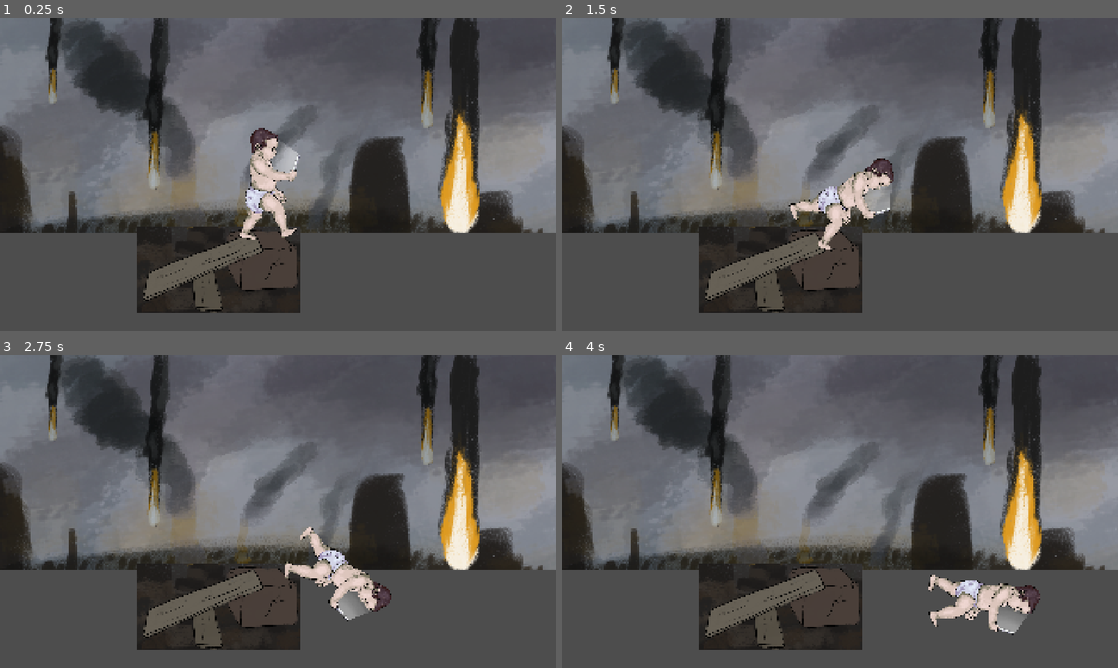
Above: before the commit, frames 1-4 (two rows, left to right).
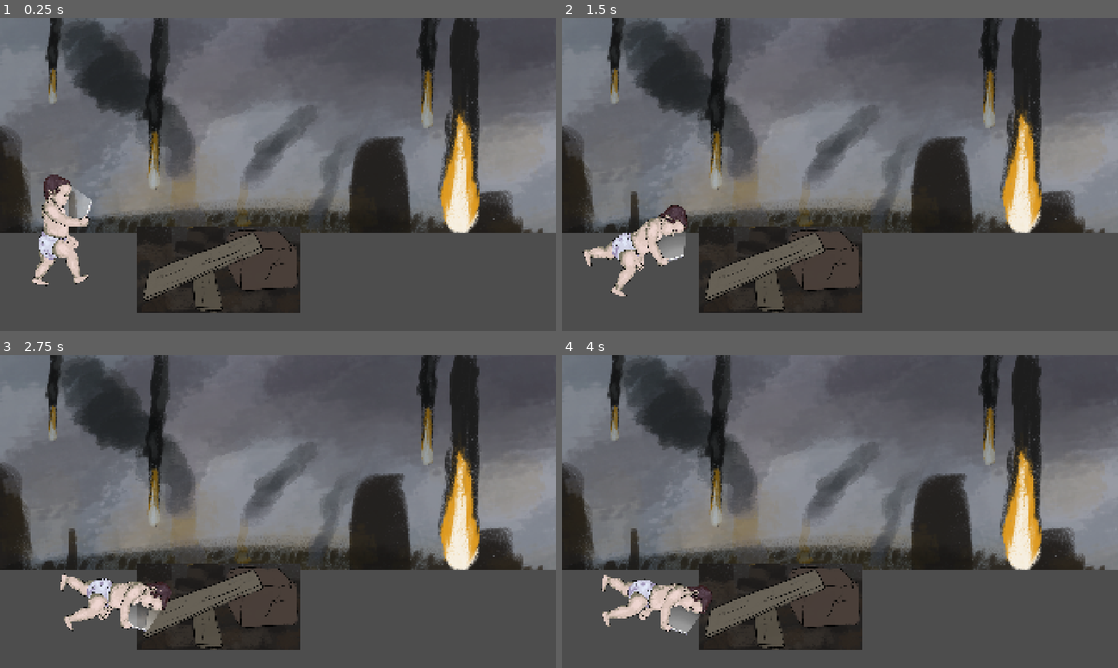
Above: after the commit, the same moments.

Repository: Ezcapist/Doomsday-Scrolling
Game: Godot game, scene res://scenes/level1.tscn
The game is run twice, just before and just after one commit, with the same random seed, the same clock (stepped at 60 frames per second) and the same inputs.
Inputs:
- Up to frame 1 (0.25 s): no input
- Up to frame 2 (1.5 s): hold D (move_right) from 0.53 s (still down)
- Up to frame 3 (2.75 s): release D (move_right) at 2.03 s; hold A (move_left) from 2.03 s (still down)
- Up to frame 4 (4 s): release A (move_left) at 2.78 s; hold D (move_right) from 2.78 s (still down)

The runs differ from the first frame. In frame 1, 4.1% of the frame differs, in the area x 5-54%, y 35-86%; in frame 2, 4.1%; in frame 3, 4.1%; in frame 4, 4.1%, in the area x 7-86%, y 70-90%.

Commit message:
Missile Spawning
Missiles falling randomly and causing game over

Diff:
--- a/doomsday-scrolling/prefabs/player.tscn
+++ b/doomsday-scrolling/prefabs/player.tscn
@@ -1,7 +1,7 @@
 [gd_scene load_steps=6 format=3 uid="uid://b0he1fbvpb4md"]
 
 [ext_resource type="Script" uid="uid://bkks7lpbqlhsy" path="res://scripts/player.gd" id="1_72ieh"]
-[ext_resource type="PackedScene" uid="uid://wyev1lnxfpnp" path="res://scenes/player_animation_test.tscn" id="2_4dohe"]
+[ext_resource type="PackedScene" uid="uid://wyev1lnxfpnp" path="res://scenes/Player.tscn" id="2_4dohe"]
 
 [sub_resource type="PhysicsMaterial" id="PhysicsMaterial_4dohe"]
 friction = 0.0
@@ -19,6 +19,7 @@
 
 [node name="Player" type="RigidBody2D"]
 z_index = 2
+collision_mask = 14
 mass = 20.0
 physics_material_override = SubResource("PhysicsMaterial_4dohe")
 contact_monitor = true
--- a/doomsday-scrolling/project.godot
+++ b/doomsday-scrolling/project.godot
@@ -35,6 +35,13 @@
 ]
 }
 
+[layer_names]
+
+2d_physics/layer_1="Player"
+2d_physics/layer_2="Missiles"
+2d_physics/layer_3="Obstacles"
+2d_physics/layer_4="Floor/Walls"
+
 [rendering]
 
 renderer/rendering_method="gl_compatibility"
--- /dev/null
+++ b/doomsday-scrolling/scenes/Player.tscn
@@ -0,0 +1,207 @@
+[gd_scene load_steps=11 format=3 uid="uid://wyev1lnxfpnp"]
+
+[ext_resource type="Texture2D" uid="uid://doh6x51wgg62l" path="res://assets/baby/achterarm.png" id="1_liux7"]
+[ext_resource type="Texture2D" uid="uid://d03uphmklebxw" path="res://assets/baby/achterbeen.png" id="1_ov3dh"]
+[ext_resource type="Texture2D" uid="uid://jam5e7cxm2x1" path="res://assets/baby/torso.png" id="2_lp8et"]
+[ext_resource type="Texture2D" uid="uid://c77ok2ynrhi1a" path="res://assets/baby/head.png" id="4_mixni"]
+[ext_resource type="Texture2D" uid="uid://dc41y5k844or" path="res://assets/baby/voorbeen.png" id="5_wcgta"]
+[ext_resource type="Texture2D" uid="uid://bw03rlc4otijw" path="res://assets/baby/licht.png" id="6_mixni"]
+[ext_resource type="Texture2D" uid="uid://bmtt4erx7a8ix" path="res://assets/baby/voorarm.png" id="7_wcgta"]
+
+[sub_resource type="Animation" id="Animation_wcgta"]
+length = 0.001
+tracks/0/type = "value"
+tracks/0/imported = false
+tracks/0/enabled = true
+tracks/0/path = NodePath("Torso:rotation")
+tracks/0/interp = 1
+tracks/0/loop_wrap = true
+tracks/0/keys = {
+"times": PackedFloat32Array(0),
+"transitions": PackedFloat32Array(1),
+"update": 0,
+"values": [0.0]
+}
+tracks/1/type = "value"
+tracks/1/imported = false
+tracks/1/enabled = true
+tracks/1/path = NodePath("Torso/Voorbeen:rotation")
+tracks/1/interp = 1
+tracks/1/loop_wrap = true
+tracks/1/keys = {
+"times": PackedFloat32Array(0),
+"transitions": PackedFloat32Array(1),
+"update": 0,
+"values": [-0.52844]
+}
+tracks/2/type = "value"
+tracks/2/imported = false
+tracks/2/enabled = true
+tracks/2/path = NodePath("Torso/RemoteAchterbeen:rotation")
+tracks/2/interp = 1
+tracks/2/loop_wrap = true
+tracks/2/keys = {
+"times": PackedFloat32Array(0),
+"transitions": PackedFloat32Array(1),
+"update": 0,
+"values": [0.272009]
+}
+tracks/3/type = "value"
+tracks/3/imported = false
+tracks/3/enabled = true
+tracks/3/path = NodePath("Torso/Head:rotation")
+tracks/3/interp = 1
+tracks/3/loop_wrap = true
+tracks/3/keys = {
+"times": PackedFloat32Array(0),
+"transitions": PackedFloat32Array(1),
+"update": 0,
+"values": [0.111571]
+}
+tracks/4/type = "value"
+tracks/4/imported = false
+tracks/4/enabled = true
+tracks/4/path = NodePath("Torso/Voorarm:rotation")
+tracks/4/interp = 1
+tracks/4/loop_wrap = true
+tracks/4/keys = {
+"times": PackedFloat32Array(0),
+"transitions": PackedFloat32Array(1),
+"update": 0,
+"values": [0.0]
+}
+
+[sub_resource type="Animation" id="Animation_mixni"]
+resource_name = "Walk_Cycle"
+length = 1.2
+loop_mode = 1
+tracks/0/type = "value"
+tracks/0/imported = false
+tracks/0/enabled = true
+tracks/0/path = NodePath("Torso:rotation")
+tracks/0/interp = 1
+tracks/0/loop_wrap = true
+tracks/0/keys = {
+"times": PackedFloat32Array(0, 0.29447, 0.9),
+"transitions": PackedFloat32Array(1, 1, 1),
+"update": 0,
+"values": [0.0, -0.0609279, 0.0593412]
+}
+tracks/1/type = "value"
+tracks/1/imported = false
+tracks/1/enabled = true
+tracks/1/path = NodePath("Torso/Voorbeen:rotation")
+tracks/1/interp = 1
+tracks/1/loop_wrap = true
+tracks/1/keys = {
+"times": PackedFloat32Array(0, 0.3, 0.6, 0.9, 1.2),
+"transitions": PackedFloat32Array(1, 1, 1, 1, 1),
+"update": 0,
+"values": [0.0, -0.52844, 0.0, 0.444858, 0.0]
+}
+tracks/2/type = "value"
+tracks/2/imported = false
+tracks/2/enabled = true
+tracks/2/path = NodePath("Torso/RemoteAchterbeen:rotation")
+tracks/2/interp = 1
+tracks/2/loop_wrap = true
+tracks/2/keys = {
+"times": PackedFloat32Array(0, 0.3, 0.6, 0.9, 1.2),
+"transitions": PackedFloat32Array(1, 1, 1, 1, 1),
+"update": 0,
+"values": [0.0, 0.272009, 0.0, -0.765037, 0.0]
+}
+tracks/3/type = "value"
+tracks/3/imported = false
+tracks/3/enabled = true
+tracks/3/path = NodePath("Torso/Head:rotation")
+tracks/3/interp = 1
+tracks/3/loop_wrap = true
+tracks/3/keys = {
+"times": PackedFloat32Array(0, 0.6),
+"transitions": PackedFloat32Array(1, 1),
+"update": 0,
+"values": [0.0, 0.111571]
+}
+tracks/4/type = "value"
+tracks/4/imported = false
+tracks/4/enabled = true
+tracks/4/path = NodePath("Torso/Voorarm:rotation")
+tracks/4/interp = 1
+tracks/4/loop_wrap = true
+tracks/4/keys = {
+"times": PackedFloat32Array(0, 0.3, 0.6, 0.9, 1.2),
+"transitions": PackedFloat32Array(1, 1, 1, 1, 1),
+"update": 0,
+"values": [0.0, 0.0872665, 0.0, -0.0872665, 0.0]
+}
+
+[sub_resource type="AnimationLibrary" id="AnimationLibrary_d73po"]
+_data = {
+&"RESET": SubResource("Animation_wcgta"),
+&"Walk_Cycle": SubResource("Animation_mixni")
+}
+
+[node name="PlayerAnimationTest" type="Node2D"]
+
+[node name="Achterbeen" type="Sprite2D" parent="."]
+position = Vector2(-7.99999, -3.99991)
+rotation = 0.272009
+scale = Vector2(0.2455, 0.2455)
+texture = ExtResource("1_ov3dh")
+offset = Vector2(0, 350)
+
+[node name="Achterarm" type="Sprite2D" parent="."]
+position = Vector2(-11, -154)
+rotation = -0.0507348
+scale = Vector2(0.2455, 0.2455)
+texture = ExtResource("1_liux7")
+offset = Vector2(200, 380)
+
+[node name="Torso" type="Sprite2D" parent="."]
+scale = Vector2(0.246, 0.246)
+texture = ExtResource("2_lp8et")
+offset = Vector2(0, -200)
+
+[node name="RemoteAchterarm" type="RemoteTransform2D" parent="Torso"]
+position = Vector2(-44.7155, -626.016)
+rotation = -0.0507348
+scale = Vector2(0.997968, 0.997968)
+remote_path = NodePath("../../Achterarm")
+
+[node name="Head" type="Sprite2D" parent="Torso"]
+position = Vector2(-76.1816, -663.624)
+rotation = 0.111571
+scale = Vector2(0.997968, 0.997968)
+texture = ExtResource("4_mixni")
+offset = Vector2(150, -200)
+
+[node name="Voorbeen" type="Sprite2D" parent="Torso"]
+position = Vector2(48.7805, -8.13013)
+rotation = -0.52844
+scale = Vector2(0.997968, 0.997968)
+texture = ExtResource("5_wcgta")
+offset = Vector2(0, 400)
+
+[node name="RemoteAchterbeen" type="RemoteTransform2D" parent="Torso"]
+position = Vector2(-32.5203, -16.2598)
+rotation = 0.272009
+scale = Vector2(0.997968, 0.997968)
+remote_path = NodePath("../../Achterbeen")
+
+[node name="Voorarm" type="Sprite2D" parent="Torso"]
+position = Vector2(-143.54, -595.013)
+texture = ExtResource("7_wcgta")
+offset = Vector2(400, 150)
+
+[node name="Light" type="Sprite2D" parent="Torso/Voorarm"]
+position = Vector2(566.536, -56.019)
+rotation = -0.0507348
+scale = Vector2(0.997968, 0.997968)
+texture = ExtResource("6_mixni")
+
+[node name="AnimationPlayer" type="AnimationPlayer" parent="."]
+libraries = {
+&"": SubResource("AnimationLibrary_d73po")
+}
+autoplay = "Walk_Cycle"
--- /dev/null
+++ b/doomsday-scrolling/scenes/explosion.tscn
@@ -0,0 +1,7 @@
+[gd_scene load_steps=2 format=3 uid="uid://bay6j0kot0taw"]
+
+[ext_resource type="Texture2D" uid="uid://dwfamq7jemvq1" path="res://assets/Test Art/explosionimage.png" id="1_17npe"]
+
+[node name="Sprite2D" type="Sprite2D"]
+scale = Vector2(1.125, 1.125)
+texture = ExtResource("1_17npe")
--- /dev/null
+++ b/doomsday-scrolling/scenes/game_over.tscn
@@ -0,0 +1,10 @@
+[gd_scene load_steps=2 format=3 uid="uid://b2p5khg8pqd3u"]
+
+[ext_resource type="Texture2D" uid="uid://m3jhq7wiieiy" path="res://assets/Test Art/game over.jpg" id="1_xeevv"]
+
+[node name="Game Over Screen" type="Node2D"]
+
+[node name="GameOver" type="Sprite2D" parent="."]
+position = Vector2(961.185, 541.229)
+scale = Vector2(2.50357, 2.50357)
+texture = ExtResource("1_xeevv")
--- a/doomsday-scrolling/scenes/level1.tscn
+++ b/doomsday-scrolling/scenes/level1.tscn
@@ -1,8 +1,10 @@
-[gd_scene load_steps=6 format=3 uid="uid://dnknx2qvjq3ud"]
+[gd_scene load_steps=9 format=3 uid="uid://dnknx2qvjq3ud"]
 
 [ext_resource type="PackedScene" uid="uid://b0he1fbvpb4md" path="res://prefabs/player.tscn" id="1_g2h75"]
+[ext_resource type="Script" uid="uid://cbgqnrpsuhfmb" path="res://scripts/level_1.gd" id="1_ru4tf"]
 [ext_resource type="Texture2D" uid="uid://do4jjhx1d3rsu" path="res://assets/Test Art/background.png" id="3_dwgg1"]
 [ext_resource type="PackedScene" uid="uid://b5e5us43cbrjf" path="res://prefabs/ramp.tscn" id="3_m7ahb"]
+[ext_resource type="PackedScene" uid="uid://bsdsxgrkxn753" path="res://scenes/missile.tscn" id="4_dwgg1"]
 
 [sub_resource type="WorldBoundaryShape2D" id="WorldBoundaryShape2D_3g4x6"]
 distance = 81.0
@@ -10,7 +12,22 @@
 [sub_resource type="SegmentShape2D" id="SegmentShape2D_m7ahb"]
 b = Vector2(0, 1089)
 
+[sub_resource type="GDScript" id="GDScript_6sh32"]
+script/source = "extends Timer
+
+
+# Called when the node enters the scene tree for the first time.
+func _ready() -> void:
+	pass # Replace with function body.
+
+
+# Called every frame. 'delta' is the elapsed time since the previous frame.
+func _process(delta: float) -> void:
+	pass
+"
+
 [node name="Level1" type="Node2D"]
+script = ExtResource("1_ru4tf")
 
 [node name="ParallaxBackground" type="ParallaxBackground" parent="."]
 
@@ -22,24 +39,46 @@
 texture = ExtResource("3_dwgg1")
 
 [node name="Floor" type="StaticBody2D" parent="."]
+collision_layer = 8
+collision_mask = 15
 
 [node name="CollisionShape2D" type="CollisionShape2D" parent="Floor"]
 position = Vector2(979, 1009)
 shape = SubResource("WorldBoundaryShape2D_3g4x6")
 
-[node name="Player" parent="." instance=ExtResource("1_g2h75")]
-position = Vector2(911, 549)
-top_speed = 100.0
+[node name="BackWall" type="StaticBody2D" parent="."]
+collision_layer = 8
+collision_mask = 15
+
+[node name="CollisionShape2D" type="CollisionShape2D" parent="BackWall"]
+shape = SubResource("SegmentShape2D_m7ahb")
 
 [node name="Camera2D" type="Camera2D" parent="."]
 anchor_mode = 0
 limit_top = 0
 limit_bottom = 0
 
-[node name="Ramp" parent="." instance=ExtResource("3_m7ahb")]
+[node name="Player" parent="." instance=ExtResource("1_g2h75")]
+position = Vector2(195, 791)
+top_speed = 100.0
+
+[node name="Missile" parent="." instance=ExtResource("4_dwgg1")]
+visible = false
+position = Vector2(86, -369)
+scale = Vector2(1.4578, 1.4578)
+
+[node name="Timer" type="Timer" parent="."]
+wait_time = 5.0
+autostart = true
+script = SubResource("GDScript_6sh32")
+
+[node name="Obstacles" type="Node2D" parent="."]
 position = Vector2(752, 864)
 
-[node name="BackWall" type="StaticBody2D" parent="."]
+[node name="Ramp" parent="Obstacles" instance=ExtResource("3_m7ahb")]
+collision_layer = 4
+collision_mask = 15
 
-[node name="CollisionShape2D" type="CollisionShape2D" parent="BackWall"]
-shape = SubResource("SegmentShape2D_m7ahb")
+[node name="MissileStorage" type="Node2D" parent="."]
+
+[connection signal="timeout" from="Timer" to="." method="_on_missile_timer_timeout"]
--- /dev/null
+++ b/doomsday-scrolling/scenes/missile.tscn
@@ -0,0 +1,38 @@
+[gd_scene load_steps=7 format=3 uid="uid://bsdsxgrkxn753"]
+
+[ext_resource type="Script" uid="uid://8xbghuh74mxm" path="res://scripts/missile.gd" id="1_6cx5e"]
+[ext_resource type="Texture2D" uid="uid://ot8km2cicdnd" path="res://assets/Test Art/meteor loose.png" id="2_35udt"]
+[ext_resource type="AudioStream" uid="uid://bqn5bwd372ls0" path="res://assets/Audio/Missile Sound.wav" id="3_35udt"]
+[ext_resource type="AudioStream" uid="uid://bg4ti33jppoxo" path="res://assets/Audio/Baby Death.wav" id="4_bd00w"]
+[ext_resource type="AudioStream" uid="uid://mwuni4hx1u0a" path="res://assets/Audio/Explosion.wav" id="5_flxc2"]
+
+[sub_resource type="CapsuleShape2D" id="CapsuleShape2D_2swxv"]
+radius = 44.0
+height = 224.0
+
+[node name="Missile" type="Area2D"]
+scale = Vector2(1.49065, 1.49065)
+collision_layer = 2
+script = ExtResource("1_6cx5e")
+
+[node name="Sprite2D" type="Sprite2D" parent="."]
+scale = Vector2(0.366, 0.366)
+texture = ExtResource("2_35udt")
+
+[node name="CollisionShape2D" type="CollisionShape2D" parent="."]
+position = Vector2(-3.35424, 135.511)
+shape = SubResource("CapsuleShape2D_2swxv")
+
+[node name="MissileSound" type="AudioStreamPlayer2D" parent="."]
+stream = ExtResource("3_35udt")
+volume_db = 2.0
+autoplay = true
+max_distance = 600.0
+
+[node name="BabyDeath" type="AudioStreamPlayer" parent="."]
+stream = ExtResource("4_bd00w")
+
+[node name="Explosion" type="AudioStreamPlayer" parent="."]
+stream = ExtResource("5_flxc2")
+
+[connection signal="body_entered" from="." to="." method="_on_body_entered"]
--- a/doomsday-scrolling/scenes/player_animation_test.tscn
+++ /dev/null
@@ -1,206 +0,0 @@
-[gd_scene load_steps=11 format=3 uid="uid://wyev1lnxfpnp"]
-
-[ext_resource type="Texture2D" uid="uid://doh6x51wgg62l" path="res://assets/baby/achterarm.png" id="1_liux7"]
-[ext_resource type="Texture2D" uid="uid://d03uphmklebxw" path="res://assets/baby/achterbeen.png" id="1_ov3dh"]
-[ext_resource type="Texture2D" uid="uid://jam5e7cxm2x1" path="res://assets/baby/torso.png" id="2_lp8et"]
-[ext_resource type="Texture2D" uid="uid://c77ok2ynrhi1a" path="res://assets/baby/head.png" id="4_mixni"]
-[ext_resource type="Texture2D" uid="uid://dc41y5k844or" path="res://assets/baby/voorbeen.png" id="5_wcgta"]
-[ext_resource type="Texture2D" uid="uid://bw03rlc4otijw" path="res://assets/baby/licht.png" id="6_mixni"]
-[ext_resource type="Texture2D" uid="uid://bmtt4erx7a8ix" path="res://assets/baby/voorarm.png" id="7_wcgta"]
-
-[sub_resource type="Animation" id="Animation_wcgta"]
-length = 0.001
-tracks/0/type = "value"
-tracks/0/imported = false
-tracks/0/enabled = true
-tracks/0/path = NodePath("Torso:rotation")
-tracks/0/interp = 1
-tracks/0/loop_wrap = true
-tracks/0/keys = {
-"times": PackedFloat32Array(0),
-"transitions": PackedFloat32Array(1),
-"update": 0,
-"values": [0.0]
-}
-tracks/1/type = "value"
-tracks/1/imported = false
-tracks/1/enabled = true
-tracks/1/path = NodePath("Torso/Voorbeen:rotation")
-tracks/1/interp = 1
-tracks/1/loop_wrap = true
-tracks/1/keys = {
-"times": PackedFloat32Array(0),
-"transitions": PackedFloat32Array(1),
-"update": 0,
-"values": [-0.52844]
-}
-tracks/2/type = "value"
-tracks/2/imported = false
-tracks/2/enabled = true
-tracks/2/path = NodePath("Torso/RemoteAchterbeen:rotation")
-tracks/2/interp = 1
-tracks/2/loop_wrap = true
-tracks/2/keys = {
-"times": PackedFloat32Array(0),
-"transitions": PackedFloat32Array(1),
-"update": 0,
-"values": [0.272009]
-}
-tracks/3/type = "value"
-tracks/3/imported = false
-tracks/3/enabled = true
-tracks/3/path = NodePath("Torso/Head:rotation")
-tracks/3/interp = 1
-tracks/3/loop_wrap = true
-tracks/3/keys = {
-"times": PackedFloat32Array(0),
-"transitions": PackedFloat32Array(1),
-"update": 0,
-"values": [0.111571]
-}
-tracks/4/type = "value"
-tracks/4/imported = false
-tracks/4/enabled = true
-tracks/4/path = NodePath("Torso/Voorarm:rotation")
-tracks/4/interp = 1
-tracks/4/loop_wrap = true
-tracks/4/keys = {
-"times": PackedFloat32Array(0),
-"transitions": PackedFloat32Array(1),
-"update": 0,
-"values": [0.0]
-}
-
-[sub_resource type="Animation" id="Animation_mixni"]
-resource_name = "Walk_Cycle"
-length = 1.2
-loop_mode = 1
-tracks/0/type = "value"
-tracks/0/imported = false
-tracks/0/enabled = true
-tracks/0/path = NodePath("Torso:rotation")
-tracks/0/interp = 1
-tracks/0/loop_wrap = true
-tracks/0/keys = {
-"times": PackedFloat32Array(0, 0.29447, 0.9),
-"transitions": PackedFloat32Array(1, 1, 1),
-"update": 0,
-"values": [0.0, -0.0609279, 0.0593412]
-}
-tracks/1/type = "value"
-tracks/1/imported = false
-tracks/1/enabled = true
-tracks/1/path = NodePath("Torso/Voorbeen:rotation")
-tracks/1/interp = 1
-tracks/1/loop_wrap = true
-tracks/1/keys = {
-"times": PackedFloat32Array(0, 0.3, 0.6, 0.9, 1.2),
-"transitions": PackedFloat32Array(1, 1, 1, 1, 1),
-"update": 0,
-"values": [0.0, -0.52844, 0.0, 0.444858, 0.0]
-}
-tracks/2/type = "value"
-tracks/2/imported = false
-tracks/2/enabled = true
-tracks/2/path = NodePath("Torso/RemoteAchterbeen:rotation")
-tracks/2/interp = 1
-tracks/2/loop_wrap = true
-tracks/2/keys = {
-"times": PackedFloat32Array(0, 0.3, 0.6, 0.9, 1.2),
-"transitions": PackedFloat32Array(1, 1, 1, 1, 1),
-"update": 0,
-"values": [0.0, 0.272009, 0.0, -0.765037, 0.0]
-}
-tracks/3/type = "value"
-tracks/3/imported = false
-tracks/3/enabled = true
-tracks/3/path = NodePath("Torso/Head:rotation")
-tracks/3/interp = 1
-tracks/3/loop_wrap = true
-tracks/3/keys = {
-"times": PackedFloat32Array(0, 0.6),
-"transitions": PackedFloat32Array(1, 1),
-"update": 0,
-"values": [0.0, 0.111571]
-}
-tracks/4/type = "value"
-tracks/4/imported = false
-tracks/4/enabled = true
-tracks/4/path = NodePath("Torso/Voorarm:rotation")
-tracks/4/interp = 1
-tracks/4/loop_wrap = true
-tracks/4/keys = {
-"times": PackedFloat32Array(0, 0.3, 0.6, 0.9, 1.2),
-"transitions": PackedFloat32Array(1, 1, 1, 1, 1),
-"update": 0,
-"values": [0.0, 0.0872665, 0.0, -0.0872665, 0.0]
-}
-
-[sub_resource type="AnimationLibrary" id="AnimationLibrary_d73po"]
-_data = {
-&"RESET": SubResource("Animation_wcgta"),
-&"Walk_Cycle": SubResource("Animation_mixni")
-}
-
-[node name="PlayerAnimationTest" type="Node2D"]
-
-[node name="Achterbeen" type="Sprite2D" parent="."]
-position = Vector2(-7.99999, -3.99991)
-scale = Vector2(0.2455, 0.2455)
-texture = ExtResource("1_ov3dh")
-offset = Vector2(0, 350)
-
-[node name="Achterarm" type="Sprite2D" parent="."]
-position = Vector2(-11, -154)
-rotation = -0.0507348
-scale = Vector2(0.2455, 0.2455)
-texture = ExtResource("1_liux7")
-offset = Vector2(200, 380)
-
-[node name="Torso" type="Sprite2D" parent="."]
-scale = Vector2(0.246, 0.246)
-texture = ExtResource("2_lp8et")
-offset = Vector2(0, -200)
-
-[node name="RemoteAchterarm" type="RemoteTransform2D" parent="Torso"]
-position = Vector2(-44.7155, -626.016)
-rotation = -0.0507348
-scale = Vector2(0.997968, 0.997968)
-remote_path = NodePath("../../Achterarm")
-
-[node name="Head" type="Sprite2D" parent="Torso"]
-position = Vector2(-76.1816, -663.624)
-rotation = 0.111571
-scale = Vector2(0.997968, 0.997968)
-texture = ExtResource("4_mixni")
-offset = Vector2(150, -200)
-
-[node name="Voorbeen" type="Sprite2D" parent="Torso"]
-position = Vector2(48.7805, -8.13013)
-rotation = -0.52844
-scale = Vector2(0.997968, 0.997968)
-texture = ExtResource("5_wcgta")
-offset = Vector2(0, 400)
-
-[node name="RemoteAchterbeen" type="RemoteTransform2D" parent="Torso"]
-position = Vector2(-32.5203, -16.2598)
-rotation = 0.272009
-scale = Vector2(0.997968, 0.997968)
-remote_path = NodePath("../../Achterbeen")
-
-[node name="Voorarm" type="Sprite2D" parent="Torso"]
-position = Vector2(-143.54, -595.013)
-texture = ExtResource("7_wcgta")
-offset = Vector2(400, 150)
-
-[node name="Light" type="Sprite2D" parent="Torso/Voorarm"]
-position = Vector2(566.536, -56.019)
-rotation = -0.0507348
-scale = Vector2(0.997968, 0.997968)
-texture = ExtResource("6_mixni")
-
-[node name="AnimationPlayer" type="AnimationPlayer" parent="."]
-libraries = {
-&"": SubResource("AnimationLibrary_d73po")
-}
-autoplay = "Walk_Cycle"
--- /dev/null
+++ b/doomsday-scrolling/scripts/explosion.gd
@@ -0,0 +1,4 @@
+extends Sprite2D
+func _ready() -> void:
+	var pos = $Torso.position
+	position = Vector2(pos)
--- /dev/null
+++ b/doomsday-scrolling/scripts/level_1.gd
@@ -0,0 +1,20 @@
+extends Node2D
+
+
+# Called when the node enters the scene tree for the first time.
+func _ready() -> void:
+	pass # Replace with function body.
+
+
+# Called every frame. 'delta' is the elapsed time since the previous frame.
+func _process(delta: float) -> void:
+	pass
+
+#Spawning Missiles
+
+var missile_scene: PackedScene = load("res://scenes/missile.tscn")
+
+func _on_missile_timer_timeout() -> void:
+	var missile = missile_scene.instantiate()
+
+	$MissileStorage.add_child(missile)
--- /dev/null
+++ b/doomsday-scrolling/scripts/missile.gd
@@ -0,0 +1,31 @@
+extends Area2D
+
+#Spawning Missiles
+func _ready():
+	print('Missile Drop')
+	var rng:= RandomNumberGenerator.new()
+
+	var width = get_viewport().get_visible_rect().size[0]
+	var random_x = rng.randi_range(0, width)
+	var random_y = rng.randi_range(-350,-750)
+	position = Vector2(random_x, random_y)
+
+#Movement Missiles
+func _process(delta):
+	#var rng:= RandomNumberGenerator.new()
+	#var MissileSpeed = rng.randi_range(10,400)
+	position += Vector2(0, 1.0) * 100 * delta
+
+
+#####var explosion_scene: PackedScene = load("res://scenes/explosion.tscn")
+
+#Game Over
+func _on_body_entered(body: Node2D) -> void:
+	print('body entered')
+	print(body)
+	###var explosion = explosion_scene.instantiate()
+	####add_child(explosion)
+	$Explosion.play()
+	$BabyDeath.play()
+	await get_tree().create_timer(1.5).timeout
+	get_tree().change_scene_to_file("res://scenes/game_over.tscn")
Not shown, added: doomsday-scrolling/assets/Audio/Baby Death.wav.import
Not shown, added: doomsday-scrolling/assets/Audio/Explosion.wav.import
Not shown, added: doomsday-scrolling/assets/Audio/Missile Sound.wav.import
Binary file added: doomsday-scrolling/assets/Test Art/explosionimage.png
Not shown, added: doomsday-scrolling/assets/Test Art/explosionimage.png.import
Binary file added: doomsday-scrolling/assets/Test Art/game over.jpg
Not shown, added: doomsday-scrolling/assets/Test Art/game over.jpg.import
Binary file added: doomsday-scrolling/assets/Test Art/meteor loose.png
Not shown, added: doomsday-scrolling/assets/Test Art/meteor loose.png.import
Not shown, added: doomsday-scrolling/scripts/explosion.gd.uid
Not shown, added: doomsday-scrolling/scripts/level_1.gd.uid
Not shown, added: doomsday-scrolling/scripts/missile.gd.uid
(and 3 more such lines)
